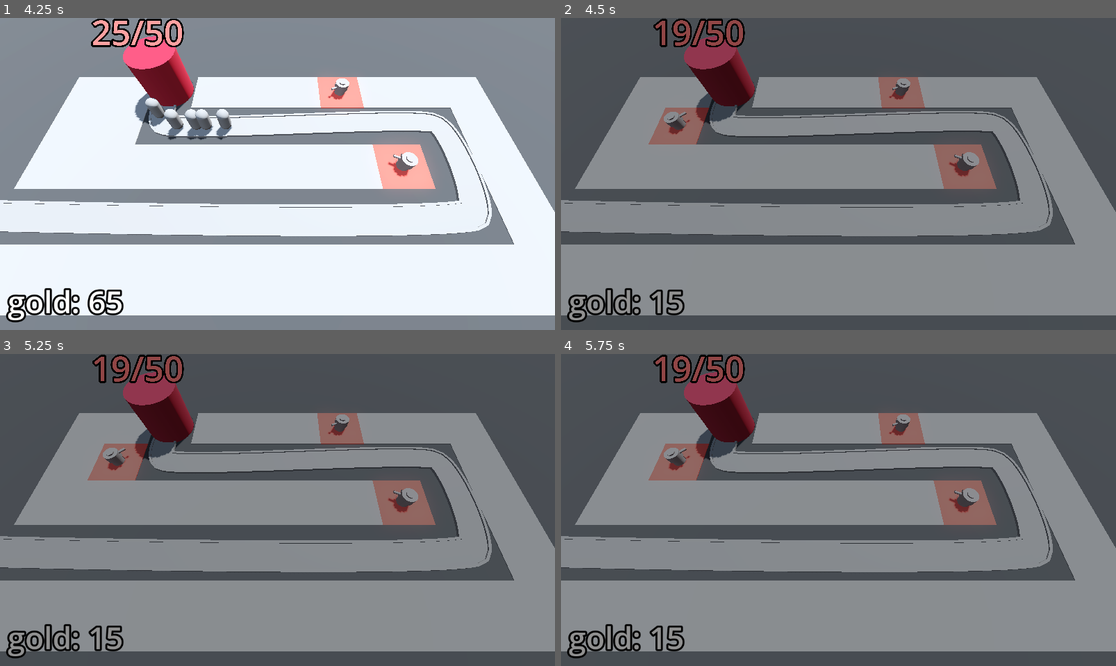
Above: before the commit, frames 1-4 (two rows, left to right).
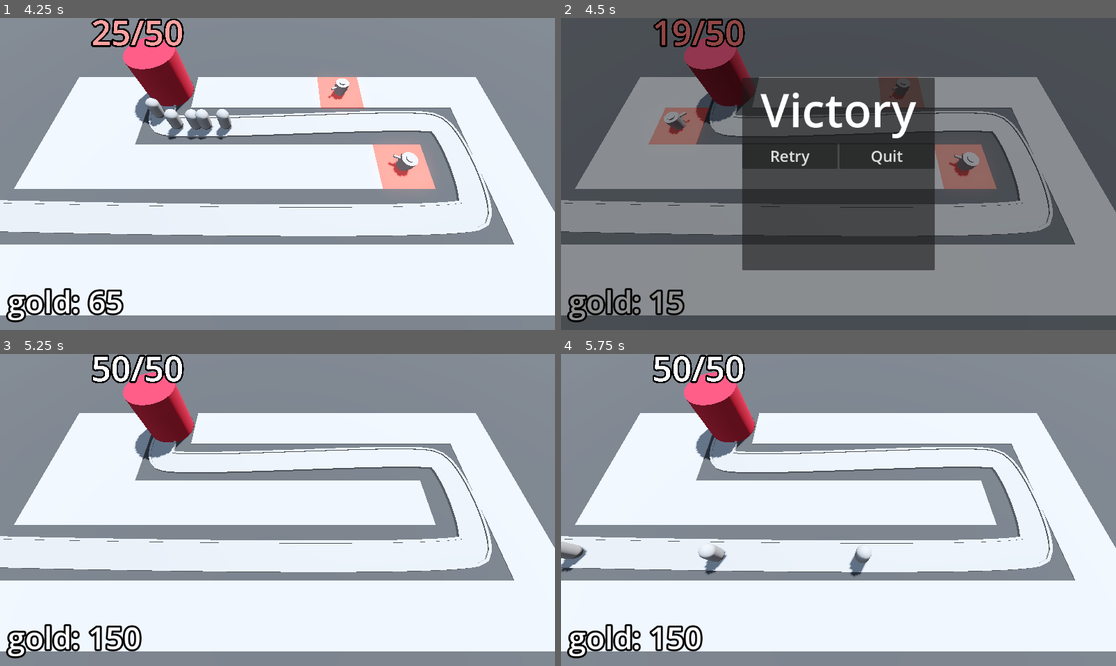
Above: after the commit, the same moments.

Repository: ozgencDev/Barbarian-Blaster
Game: Godot game, scene res://BaseLevel.tscn
Same seed, same stepped clock (60 frames per second), same inputs: the game is played once before the commit and once after it.
Inputs (mouse positions are in pixels of both pictures, inside the frame that each line leads up to):
- Up to frame 1 (4.25 s): move the mouse to (399, 158) at 0.52 s; press the mouse at (399, 158) at 0.53 s; move the mouse to (166, 189) at 1.27 s; release the mouse at (166, 189) at 1.28 s; click (166, 189) at 1.35 s; move the mouse to (333, 105) at 2.02 s; press the mouse at (333, 105) at 2.03 s; move the mouse to (249, 236) at 2.77 s; release the mouse at (249, 236) at 2.78 s; click (249, 236) at 2.85 s; move the mouse to (444, 220) at 3.52 s; press the mouse at (444, 220) at 3.53 s
- Up to frame 2 (4.5 s): move the mouse to (672, 127) at 4.27 s; release the mouse at (672, 127) at 4.28 s; click (672, 127) at 4.35 s
- Up to frame 3 (5.25 s): click (227, 491) at 5 s, where only the run after the commit has a clickable "Retry"
- Up to frame 4 (5.75 s): no input

Frame 1 is identical in both runs. In frame 2, 21% of the frame differs, in the area x 32-68%, y 19-81%; in frame 3, 99%, in the area x 0-100%, y 0-100%; in frame 4, 99%.

Commit message:
adds center container, panel container,, vbox contrainer, label, hbox container, end button and bind signal that buttons

Diff:
--- a/BaseLevel.tscn
+++ b/BaseLevel.tscn
@@ -9,6 +9,7 @@
 [ext_resource type="PackedScene" uid="uid://cg88xsx60tj8s" path="res://Turret/turret.tscn" id="6_plplw"]
 [ext_resource type="Script" path="res://Bank.gd" id="8_ctv35"]
 [ext_resource type="PackedScene" uid="uid://ckrkiknvylj2b" path="res://DifficultyManager/difficulty_manager.tscn" id="9_pt5x6"]
+[ext_resource type="PackedScene" uid="uid://bjvcm5cki1fwq" path="res://UserInterface/victory_layer.tscn" id="10_th6dv"]
 
 [sub_resource type="ProceduralSkyMaterial" id="ProceduralSkyMaterial_blrqv"]
 sky_horizon_color = Color(0.64625, 0.65575, 0.67075, 1)
@@ -154,16 +155,7 @@
 [node name="DifficultyManager" parent="." instance=ExtResource("9_pt5x6")]
 enemy_health_curve = SubResource("Curve_swqdh")
 
-[node name="VictoryLayer" type="CanvasLayer" parent="."]
-visible = false
-
-[node name="ColorRect" type="ColorRect" parent="VictoryLayer"]
-anchors_preset = 15
-anchor_right = 1.0
-anchor_bottom = 1.0
-grow_horizontal = 2
-grow_vertical = 2
-color = Color(0, 0, 0, 0.431373)
+[node name="VictoryLayer" parent="." instance=ExtResource("10_th6dv")]
 
 [connection signal="timeout" from="EnemyPath/Timer" to="EnemyPath" method="spawn_enemy"]
 [connection signal="stop_spawning_enemies" from="DifficultyManager" to="EnemyPath" method="_on_difficulty_manager_stop_spawning_enemies"]
--- /dev/null
+++ b/UserInterface/victory_layer.gd
@@ -0,0 +1,9 @@
+extends CanvasLayer
+
+
+func _on_retry_button_pressed() -> void:
+	get_tree().reload_current_scene()
+
+
+func _on_quit_button_pressed() -> void:
+	get_tree().quit()
--- /dev/null
+++ b/UserInterface/victory_layer.tscn
@@ -0,0 +1,57 @@
+[gd_scene load_steps=3 format=3 uid="uid://bjvcm5cki1fwq"]
+
+[ext_resource type="Script" path="res://UserInterface/victory_layer.gd" id="1_uj8r3"]
+
+[sub_resource type="LabelSettings" id="LabelSettings_c2hfm"]
+font_size = 96
+
+[node name="VictoryLayer" type="CanvasLayer"]
+visible = false
+script = ExtResource("1_uj8r3")
+
+[node name="ColorRect" type="ColorRect" parent="."]
+anchors_preset = 15
+anchor_right = 1.0
+anchor_bottom = 1.0
+grow_horizontal = 2
+grow_vertical = 2
+color = Color(0, 0, 0, 0.431373)
+
+[node name="CenterContainer" type="CenterContainer" parent="."]
+anchors_preset = 15
+anchor_right = 1.0
+anchor_bottom = 1.0
+grow_horizontal = 2
+grow_vertical = 2
+
+[node name="PanelContainer" type="PanelContainer" parent="CenterContainer"]
+custom_minimum_size = Vector2(400, 400)
+layout_mode = 2
+
+[node name="VBoxContainer" type="VBoxContainer" parent="CenterContainer/PanelContainer"]
+layout_mode = 2
+
+[node name="Label" type="Label" parent="CenterContainer/PanelContainer/VBoxContainer"]
+layout_mode = 2
+text = "Victory"
+label_settings = SubResource("LabelSettings_c2hfm")
+horizontal_alignment = 1
+
+[node name="HBoxContainer" type="HBoxContainer" parent="CenterContainer/PanelContainer/VBoxContainer"]
+layout_mode = 2
+
+[node name="RetryButton" type="Button" parent="CenterContainer/PanelContainer/VBoxContainer/HBoxContainer"]
+layout_mode = 2
+size_flags_horizontal = 3
+theme_override_font_sizes/font_size = 32
+text = "Retry"
+
+[node name="QuitButton" type="Button" parent="CenterContainer/PanelContainer/VBoxContainer/HBoxContainer"]
+layout_mode = 2
+size_flags_horizontal = 3
+theme_override_font_sizes/font_size = 32
+text = "Quit
+"
+
+[connection signal="pressed" from="CenterContainer/PanelContainer/VBoxContainer/HBoxContainer/RetryButton" to="." method="_on_retry_button_pressed"]
+[connection signal="pressed" from="CenterContainer/PanelContainer/VBoxContainer/HBoxContainer/QuitButton" to="." method="_on_quit_button_pressed"]
Not shown: 1 places in BaseLevel.tscn that only renumber resources
